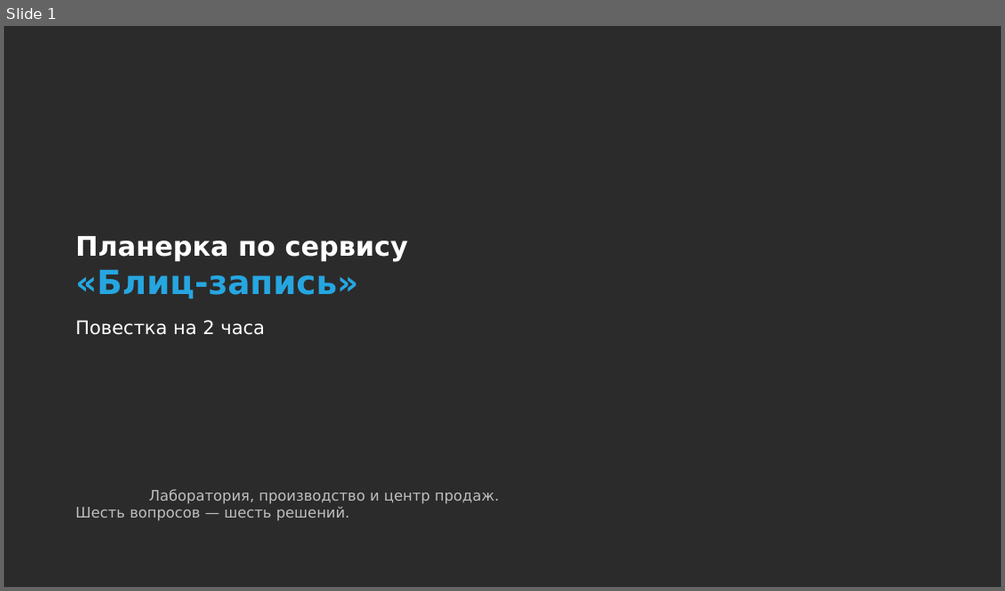
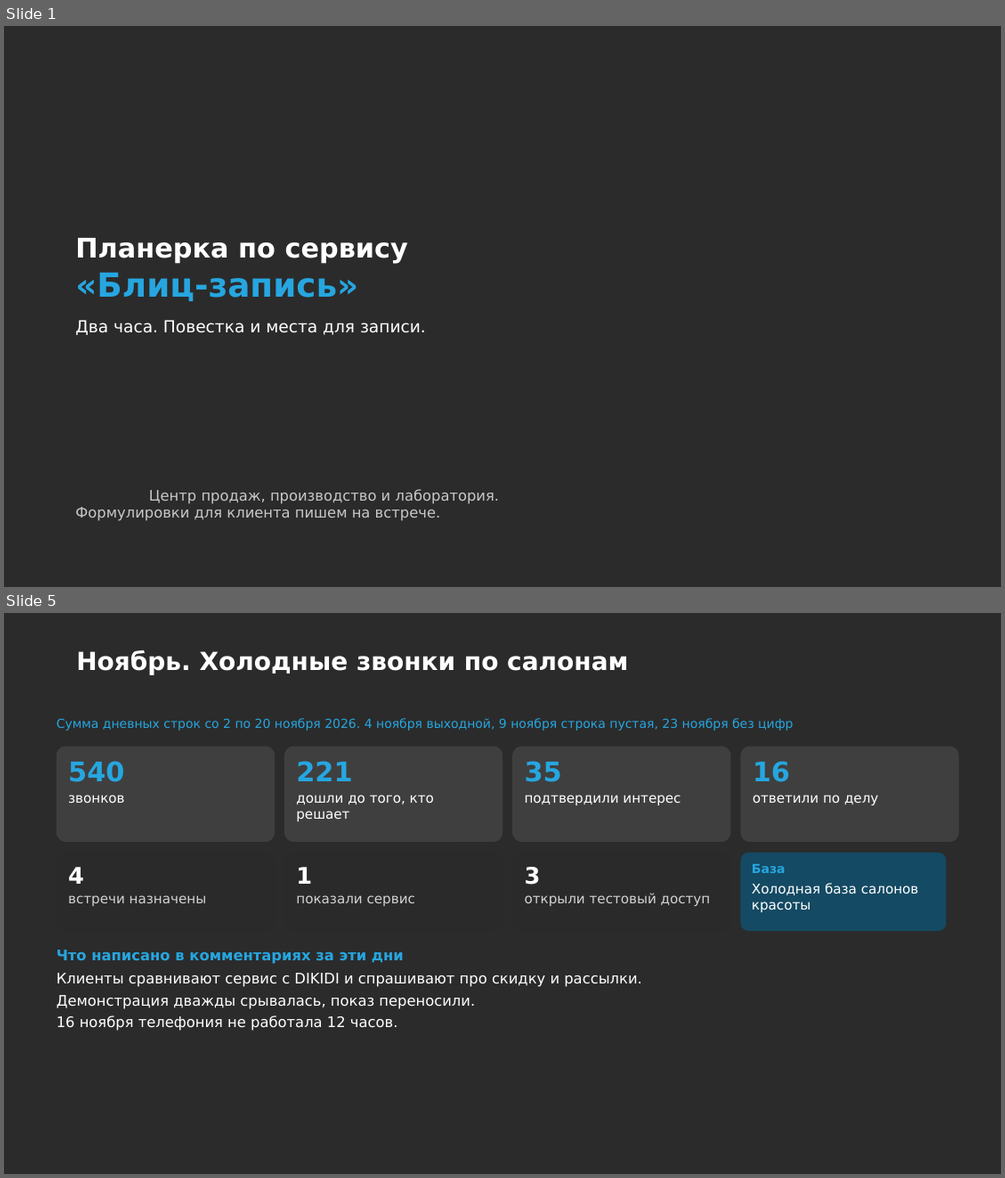
Before and after one commit to daaanilNikonov/for-lisa, a slide deck: presentation/Планерка_Блиц-запись_повестка.pptx. Shown one above the other, each under a label of ours: slide 1 before the commit, slides 1 and 5 after it; the slides between them are not shown. The pictures are 1005x591 and 1005x1178 pixels, drawn with LibreOffice and Linux fonts; fonts in the diff are those of the drawing; background and template pictures are left out; a plain dark background stands for a picture behind light text. Boxes give left, top, right and bottom in pixels: in the first picture for what was removed or moved away, otherwise in the second. Text is boxed around its words. In the diff, an @@ line names an element or a change of style, - is before the commit and + after.

```diff
--- a/presentation/Планерка_Блиц-запись_повестка.pptx
+++ b/presentation/Планерка_Блиц-запись_повестка.pptx
@@ slide 5 added at [4,613,1001,1174], background picture (left out) @@
@@ title added at [76,650,628,675], 24 pt, text #FFFFFF, bold @@
+Ноябрь. Холодные звонки по салонам
@@ text added at [57,718,793,730], 12 pt, text #26A6E0 @@
+Сумма дневных строк со 2 по 20 ноября 2026. 4 ноября выходной, 9 ноября строка пустая, 23 ноября без цифр
@@ rounded rectangle added at [57,747,275,842], fill #3F3F3F @@
@@ text added at [68,761,124,803], 13 pt, text #FFFFFF @@
+540
+звонков
@@ rounded rectangle added at [284,747,502,842], fill #3F3F3F @@
@@ text added at [296,761,434,821], 13 pt, text #FFFFFF @@
+221
+дошли до того, кто решает
@@ rounded rectangle added at [512,747,731,842], fill #3F3F3F @@
@@ text added at [525,761,680,805], 13 pt, text #FFFFFF @@
+35
+подтвердили интерес
@@ rounded rectangle added at [741,747,959,842], fill #3F3F3F @@
@@ text added at [752,761,878,805], 13 pt, text #FFFFFF @@
+16
+ответили по делу
@@ rounded rectangle added at [57,852,275,931], fill #2A2A2A @@
@@ rounded rectangle added at [284,852,502,931], fill #2A2A2A @@
@@ rounded rectangle added at [512,852,731,931], fill #2A2A2A @@
@@ rounded rectangle added at [741,852,947,931], fill #144A63 @@
@@ text added at [68,867,207,906], 13 pt, text #D2D2D2 @@
+4
+встречи назначены
@@ text added at [296,867,415,906], 13 pt, text #D2D2D2 @@
+1
+показали сервис
@@ text added at [525,867,711,906], 13 pt, text #D2D2D2 @@
+3
+открыли тестовый доступ
@@ text added at [752,864,919,912], 13 pt, text #FFFFFF @@
+База
+Холодная база салонов красоты
@@ text added at [57,949,641,1030], 14 pt, text #FFFFFF @@
+Что написано в комментариях за эти дни
+Клиенты сравнивают сервис с DIKIDI и спрашивают про скидку и рассылки.
+Демонстрация дважды срывалась, показ переносили.
+16 ноября телефония не работала 12 часов.
@@ slide 1 changed as well @@
@@ title at [75,320,426,335]: text changed; size 18 to 16 pt @@
-Повестка на 2 часа
+Два часа. Повестка и места для записи.
@@ subtitle at [75,489,500,521]: text changed; text colour #BFBFBF to #C8C8C8 @@
-Лаборатория, производство и центр продаж.
-Шесть вопросов — шесть решений.
+Центр продаж, производство и лаборатория.
+Формулировки для клиента пишем на встрече.
```
Also in this commit, not shown: 2 other slides changed, 13 other slides added, 14 slides removed, 1 other file.
